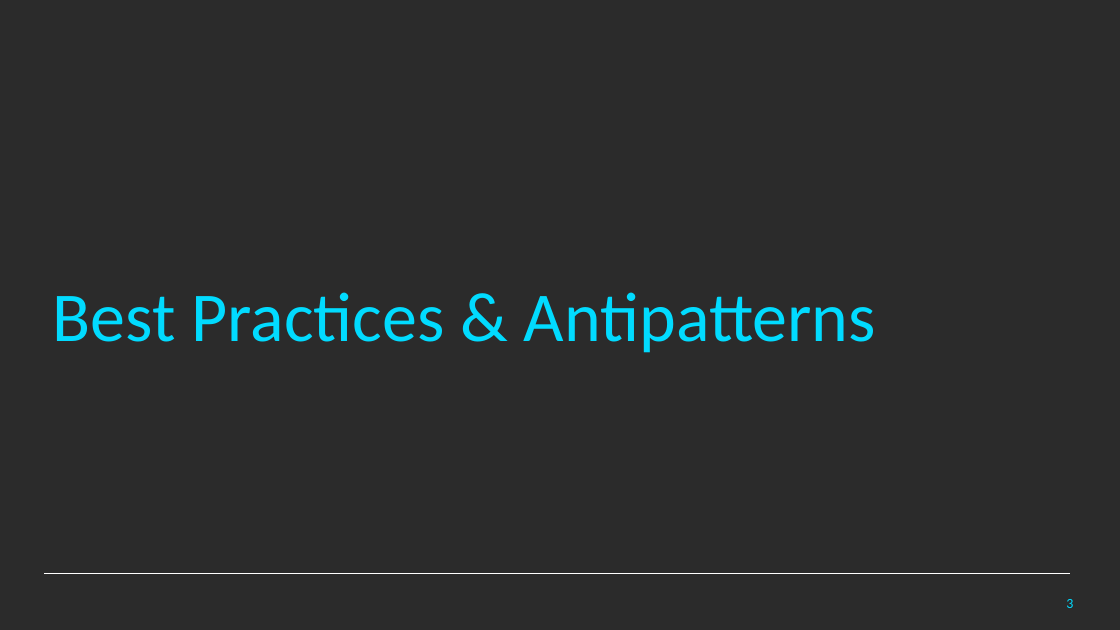
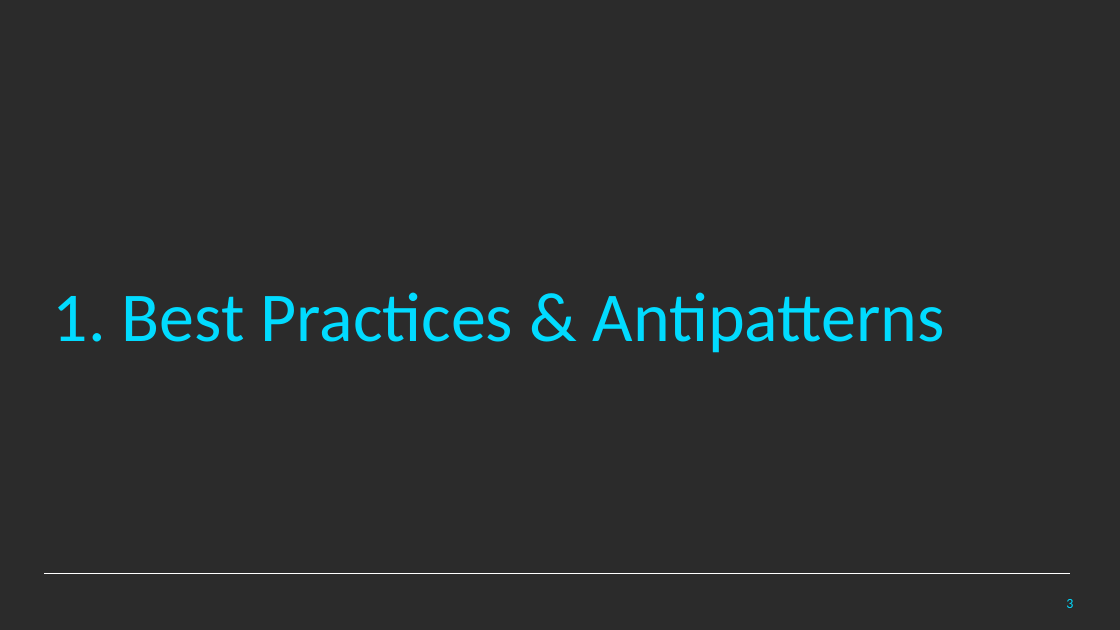
Before and after one commit to PlainConcepts/NetCore-Docker-Workshop, a slide deck: slide 3 of Docu/BestPractices&Antipatterns.pptx. Drawn at 1120x630 pixels with LibreOffice and Linux fonts; fonts in the diff are those of the drawing; background and template pictures are left out; a plain dark background stands for a picture behind light text. Boxes give left, top, right and bottom in pixels: in the first picture for what was removed or moved away, otherwise in the second. Text is boxed around its words. In the diff, an @@ line names an element or a change of style, - is before the commit and + after.

```diff
--- a/Docu/BestPractices&Antipatterns.pptx
+++ b/Docu/BestPractices&Antipatterns.pptx
@@ text at <box>53,292,945,353</box>: text changed @@
-Best Practices & Antipatterns
+1. Best Practices & Antipatterns
```
Also in this commit, not shown: 3 other slides changed, 13 slides added, 1 slide removed.
